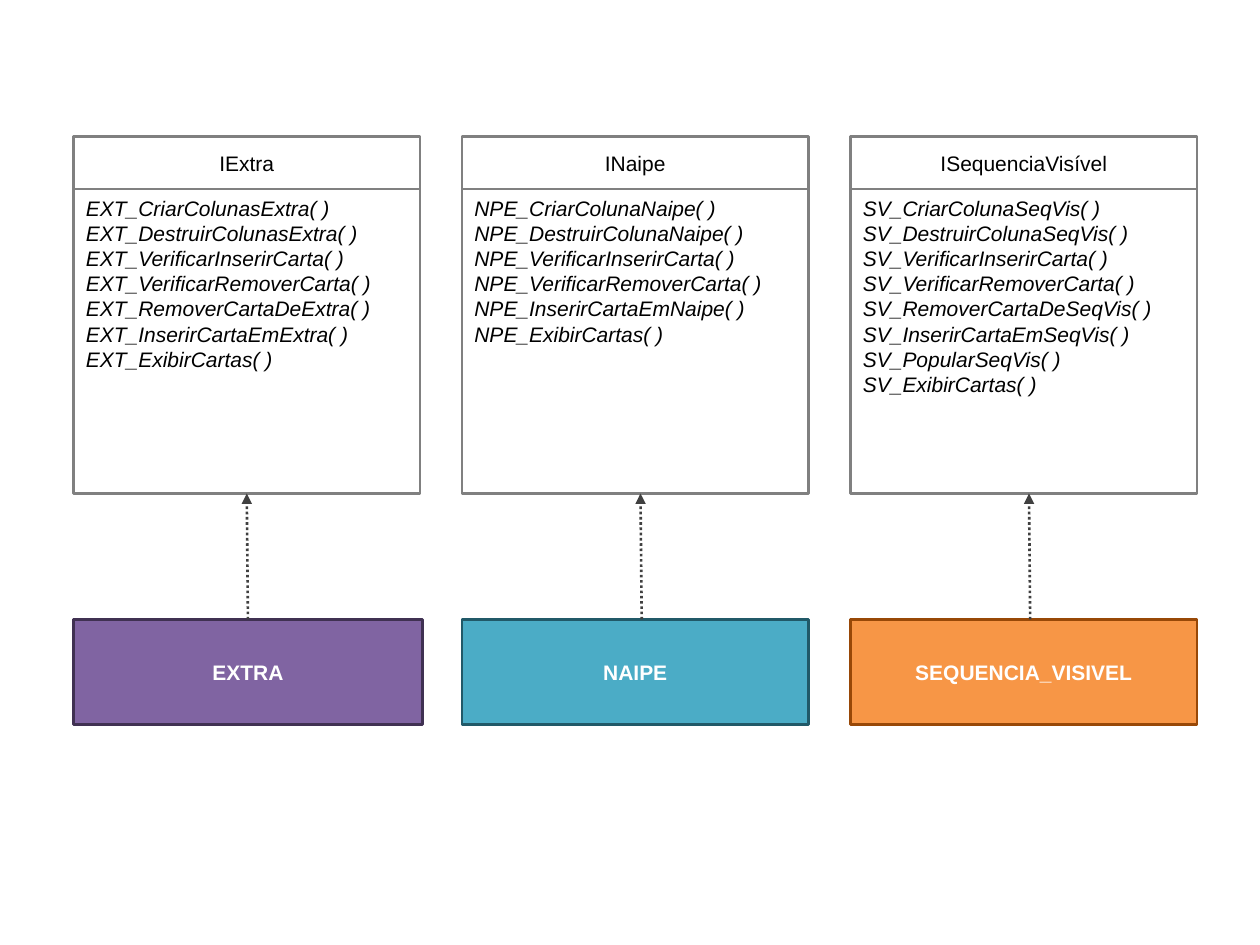
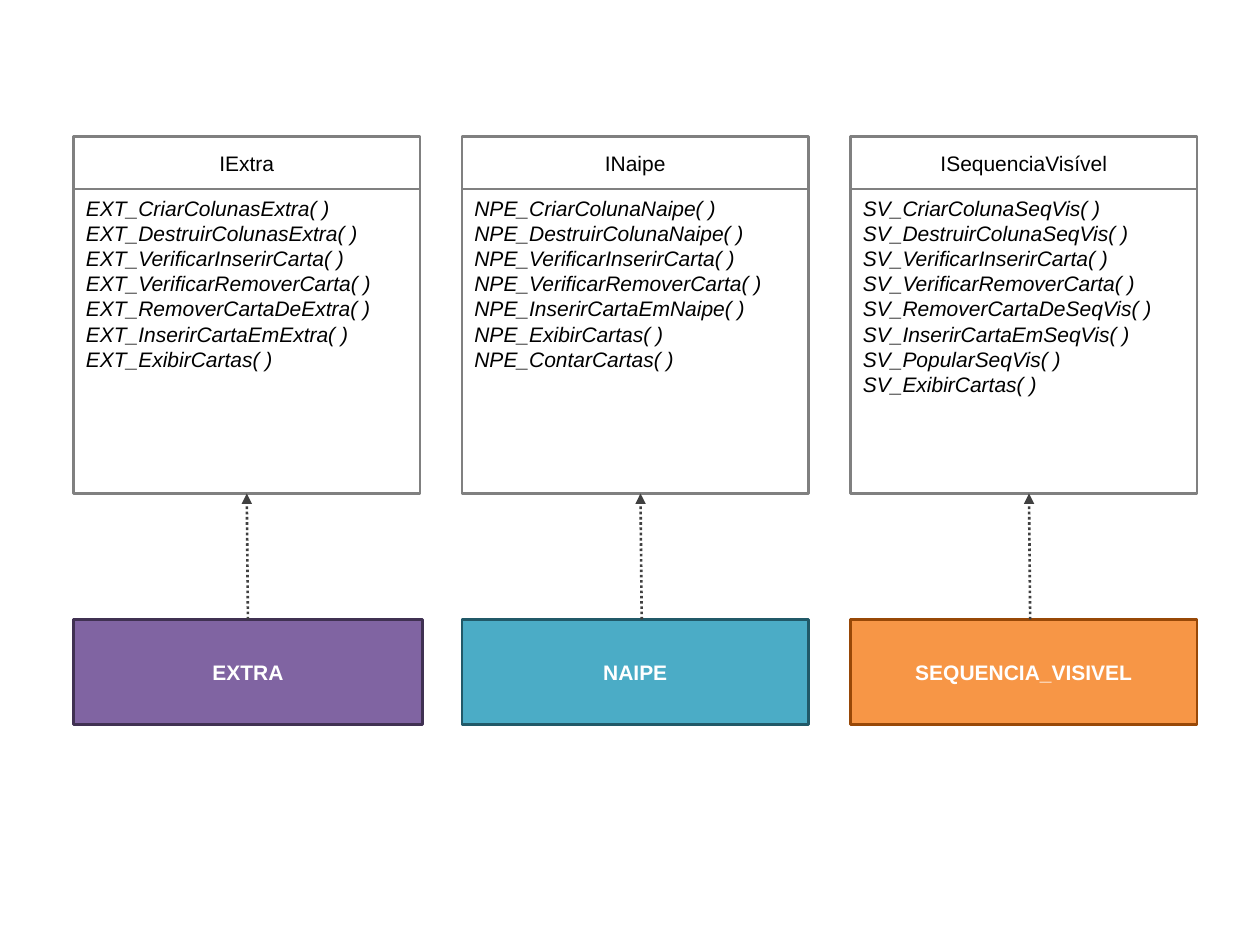
Before and after one commit to gbarros/modular.programming.work, a slide deck: slide 4 of Documentos/modelagem_v2.pptx (slide 5 before the commit). Drawn at 1260x945 pixels with LibreOffice and Linux fonts; fonts in the diff are those of the drawing. Boxes give left, top, right and bottom in pixels: in the first picture for what was removed or moved away, otherwise in the second. Text is boxed around its words. In the diff, an @@ line names an element or a change of style, - is before the commit and + after.

Commit message:
Mudança radical
Documentação atualizada; mudança especificação; atualização relatório;
desenvolvimento freecell e mudanças menores nos módulos (impressão e
nova função contar cartas em NAIPE)

```diff
--- a/Documentos/modelagem_v2.pptx
+++ b/Documentos/modelagem_v2.pptx
@@ text in rectangle at bbox=[474, 352, 660, 371]: paragraph added @@
+NPE_ContarCartas( )
```
Also in this commit, not shown: 2 other slides changed, 1 slide removed, 8 other files.
